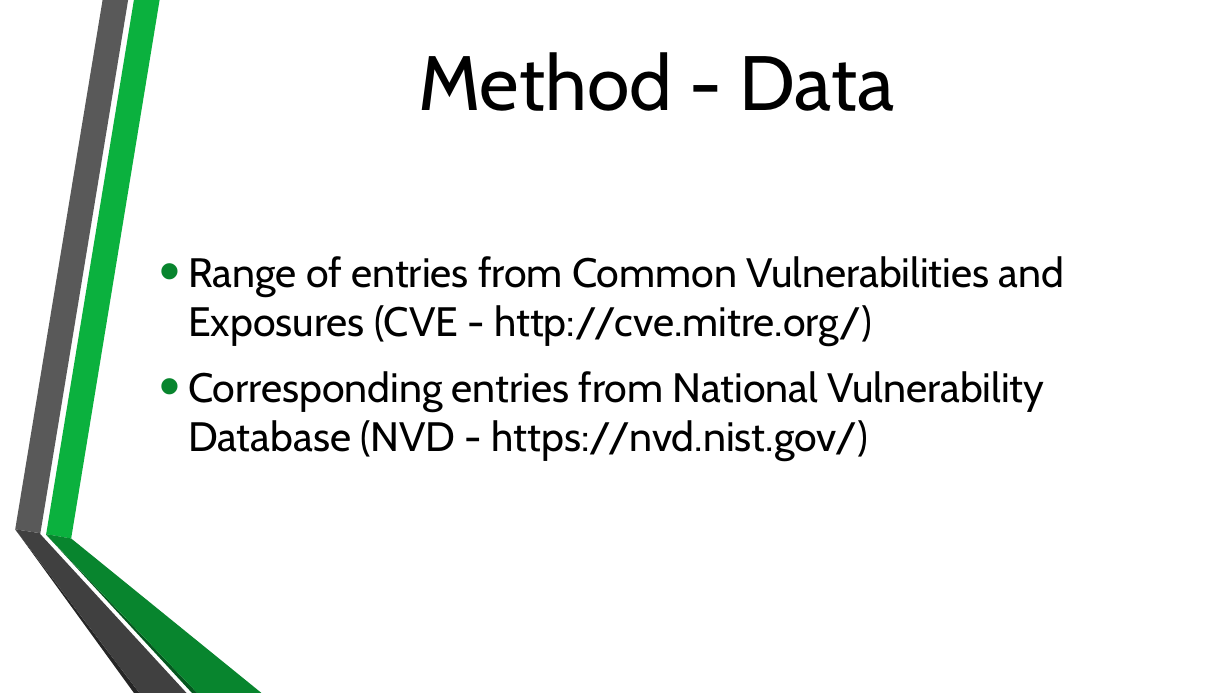
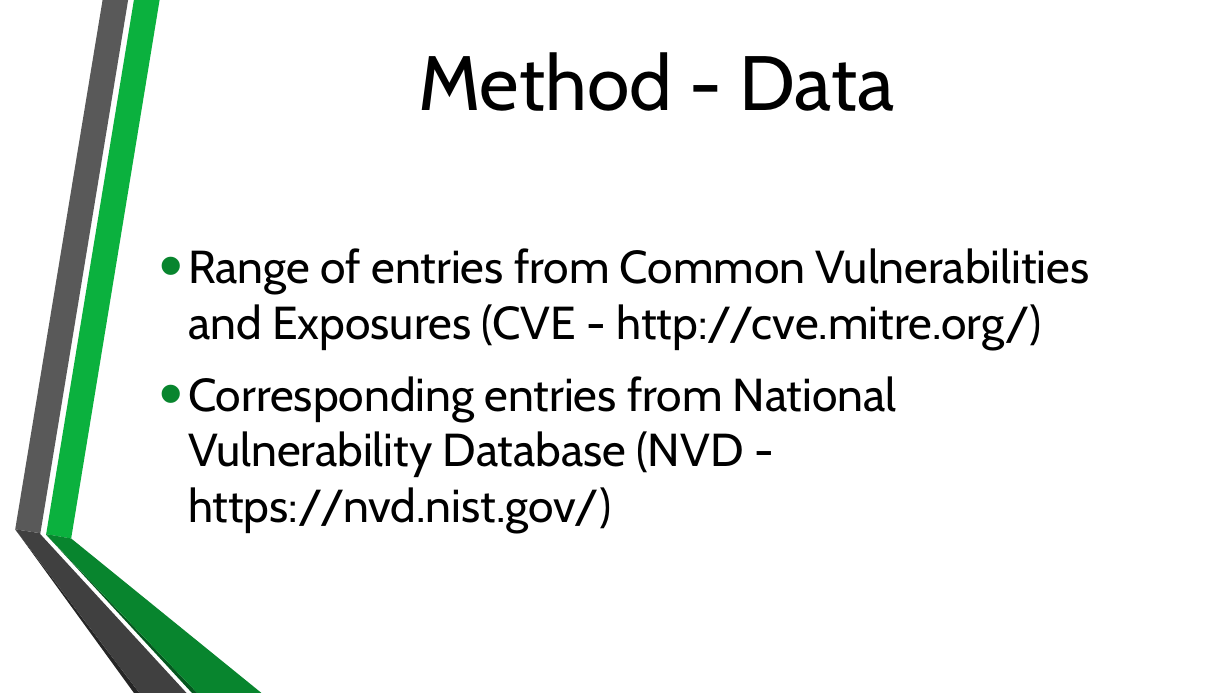
Before and after one commit to BenChurch/Winter2017, a slide deck: slide 13 of CISC848/Implementation/Presentation/CvssEquationRecasting.pptx (slide 12 before the commit). Drawn at 1232x693 pixels with LibreOffice and Linux fonts; fonts in the diff are those of the drawing; background and template pictures are left out. Boxes give left, top, right and bottom in pixels: in the first picture for what was removed or moved away, otherwise in the second. Text is boxed around its words. In the diff, an @@ line names an element or a change of style, - is before the commit and + after.

```diff
--- a/CISC848/Implementation/Presentation/CvssEquationRecasting.pptx
+++ b/CISC848/Implementation/Presentation/CvssEquationRecasting.pptx
@@ text "Range of entries from Common ..." at <box>188,248,1090,533</box>: size 32 to 36 pt @@
```
Also in this commit, not shown: 18 other slides changed, 1 slide added, 2 other files.
